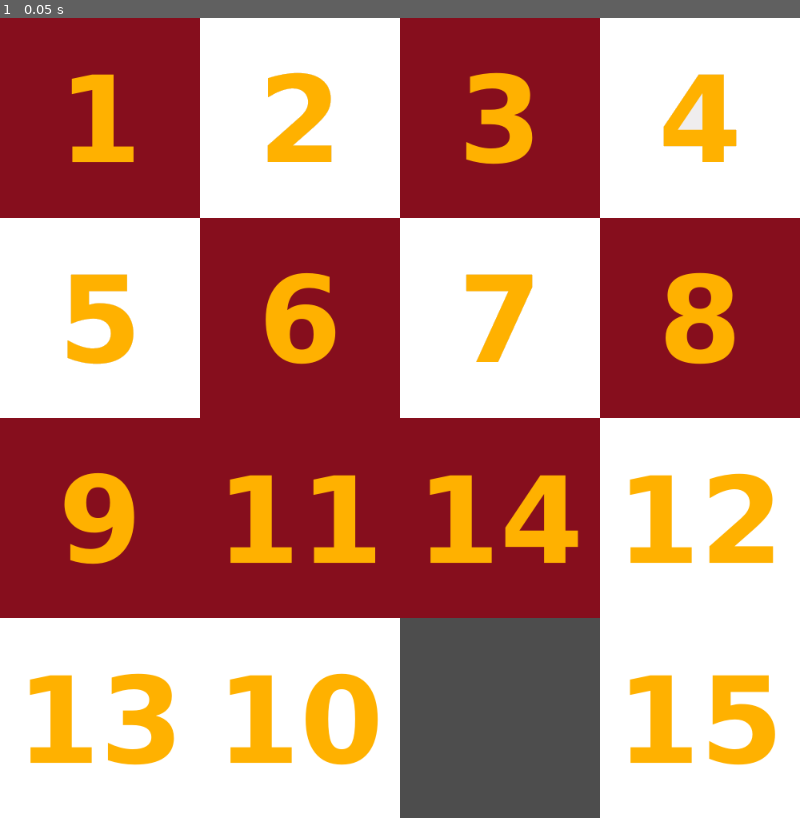
Above: before the commit, frame 1.
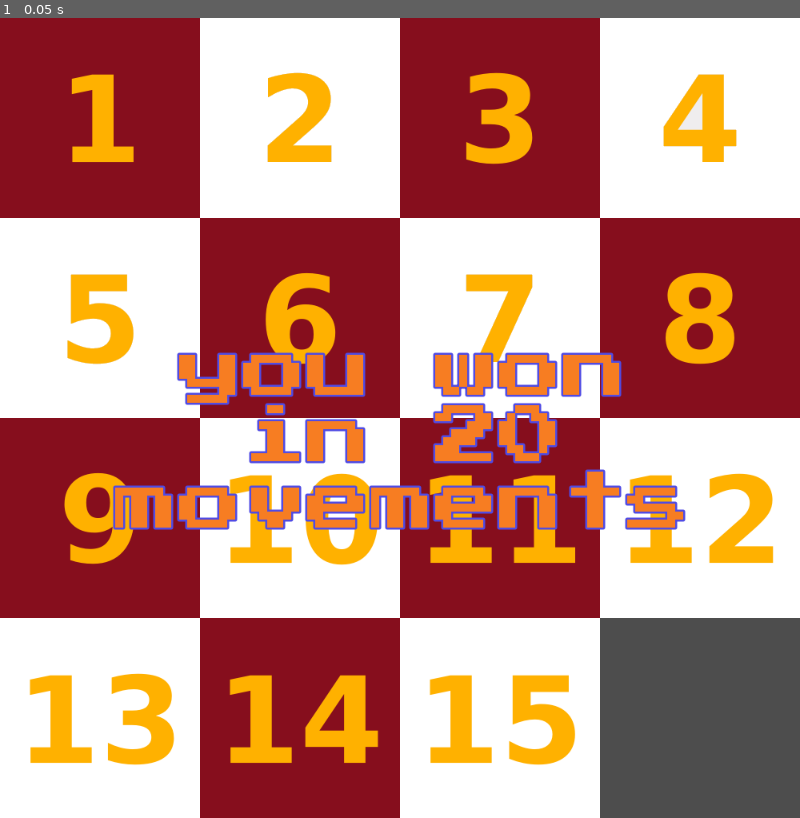
Above: after the commit, the same moment.

Repository: ZeroSkillsGameDev/003_Sliding_Puzzle_Godot
Game: Godot game, scene res://main.tscn
Two runs of this game, one before a commit and one after it. Both use one fixed random seed, a clock stepped at 60 frames per second and the inputs below.
Inputs:
- Up to frame 1 (0.05 s): no input

The runs differ from the first frame. In frame 1, 29% of the frame differs, in the area x 14-100%, y 41-100%.
Error after the commit: Parse Error: Expected end of statement after variable declaration, found ":" instead. (res://src/main.gd:22)

Commit message:
better shuffle

Diff:
--- a/src/main.gd
+++ b/src/main.gd
@@ -16,12 +16,16 @@
 	counter = 0
 
 func shuffle_tiles():
-	for u in range(0,100):
-		var tile_a = randi() % 16
+	var previous = 99
+	var previous_1 = 98
+	for u in range(0,1000):
+		var tile_a = randi() % 16 and tile != previous and tile != previous_1:
 		if tiles[tile_a] != $Tile16:
 			var rows = int(tiles[tile_a].position.y / 250)
 			var cols = int(tiles[tile_a].position.x / 250)
 			check_neighbours(rows,cols)
+			previous_1 = previous
+			previous = tile
 
 func _process(delta):
 	if Input.is_mouse_button_pressed(MOUSE_BUTTON_LEFT) and mouse:
Not shown: 1 places in main.tscn that only renumber resources
Not shown, changed: README.md
